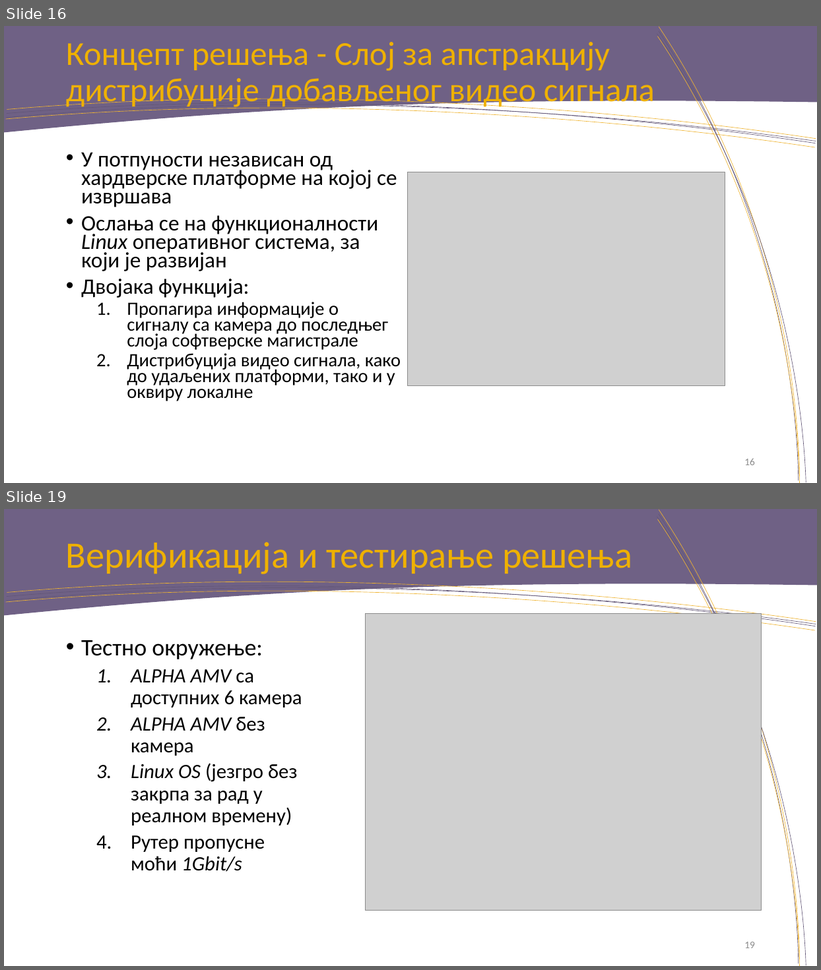
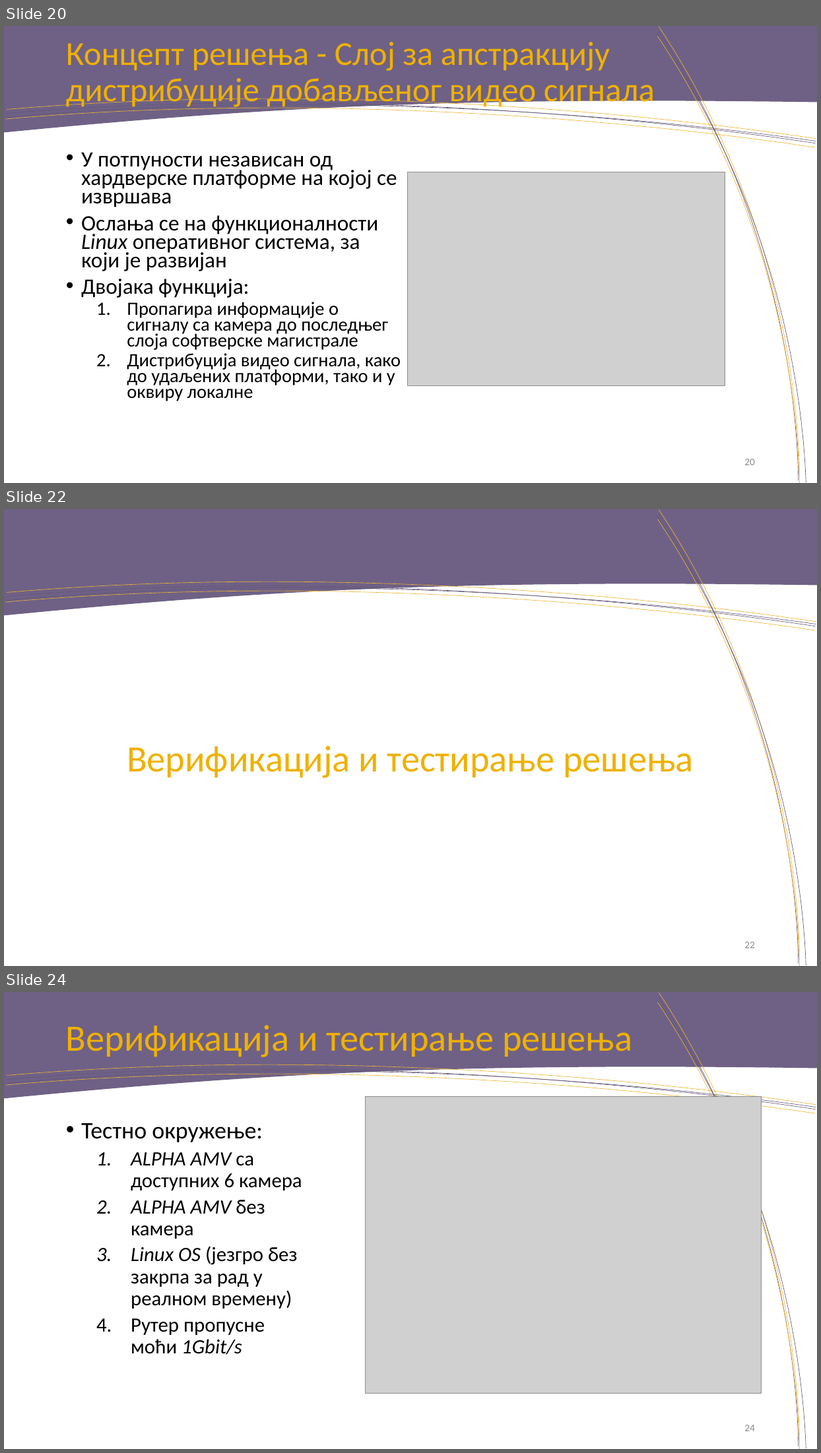
Before and after one commit to rondor1/msc, a slide deck: msc-e28-2018-pres.pptx. Shown one above the other, each under a label of ours: slides 16 and 19 before the commit, slides 20, 22 and 24 after it; the slides between them are not shown. The pictures are 821x970 and 821x1453 pixels, drawn with LibreOffice and Linux fonts; fonts in the diff are those of the drawing; grey boxes stand for pictures; background and template pictures are left out. Boxes give left, top, right and bottom in pixels: in the first picture for what was removed or moved away, otherwise in the second. Text is boxed around its words. In the diff, an @@ line names an element or a change of style, - is before the commit and + after.

```diff
--- a/msc-e28-2018-pres.pptx
+++ b/msc-e28-2018-pres.pptx
@@ slide 22 added at [4,509,817,966], background #FFFFFF; not listed: 9 template elements that a slide beside it also shows @@
@@ title added at [127,746,693,778], 44 pt, text #EFB100 @@
+Верификација и тестирање решења
@@ page number added at [745,942,755,949], 12 pt, text #8C8C8C @@
+22
@@ what was slide 16 is now slide 20 @@
@@ page number at [745,459,755,466]: text changed @@
-16
+20
@@ what was slide 19 is now slide 24 @@
@@ page number at [745,1425,755,1432]: text changed @@
-19
+24
```
Also in this commit, not shown: 12 slides changed, 5 other slides added, 3 other files.
